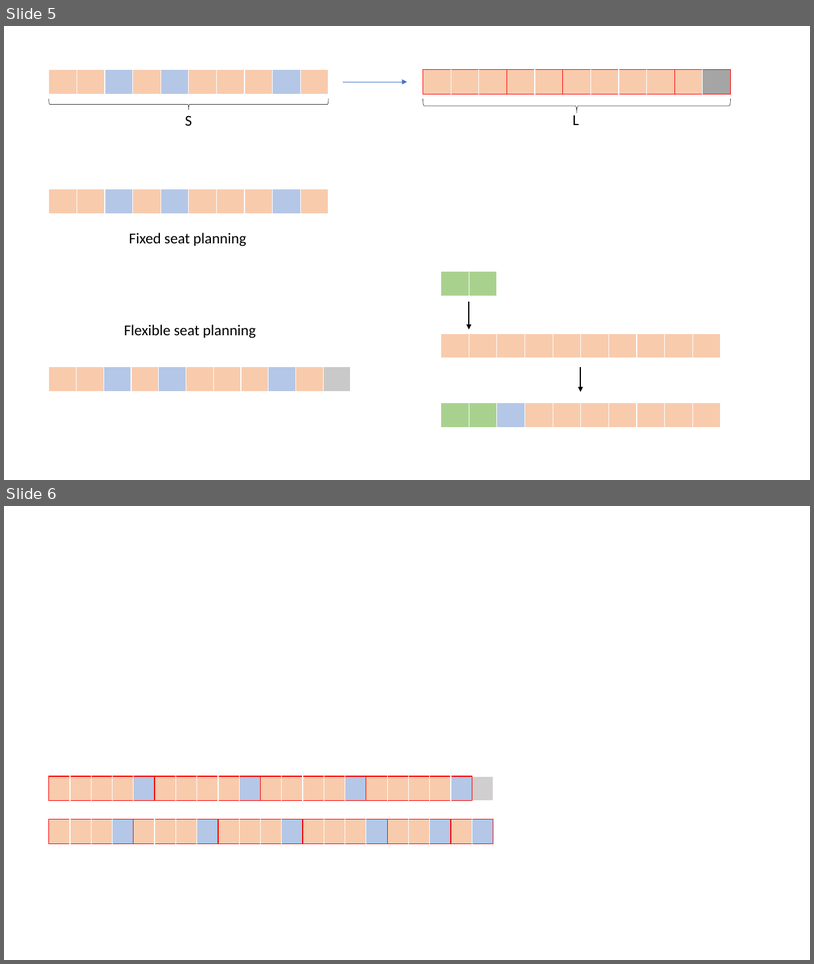
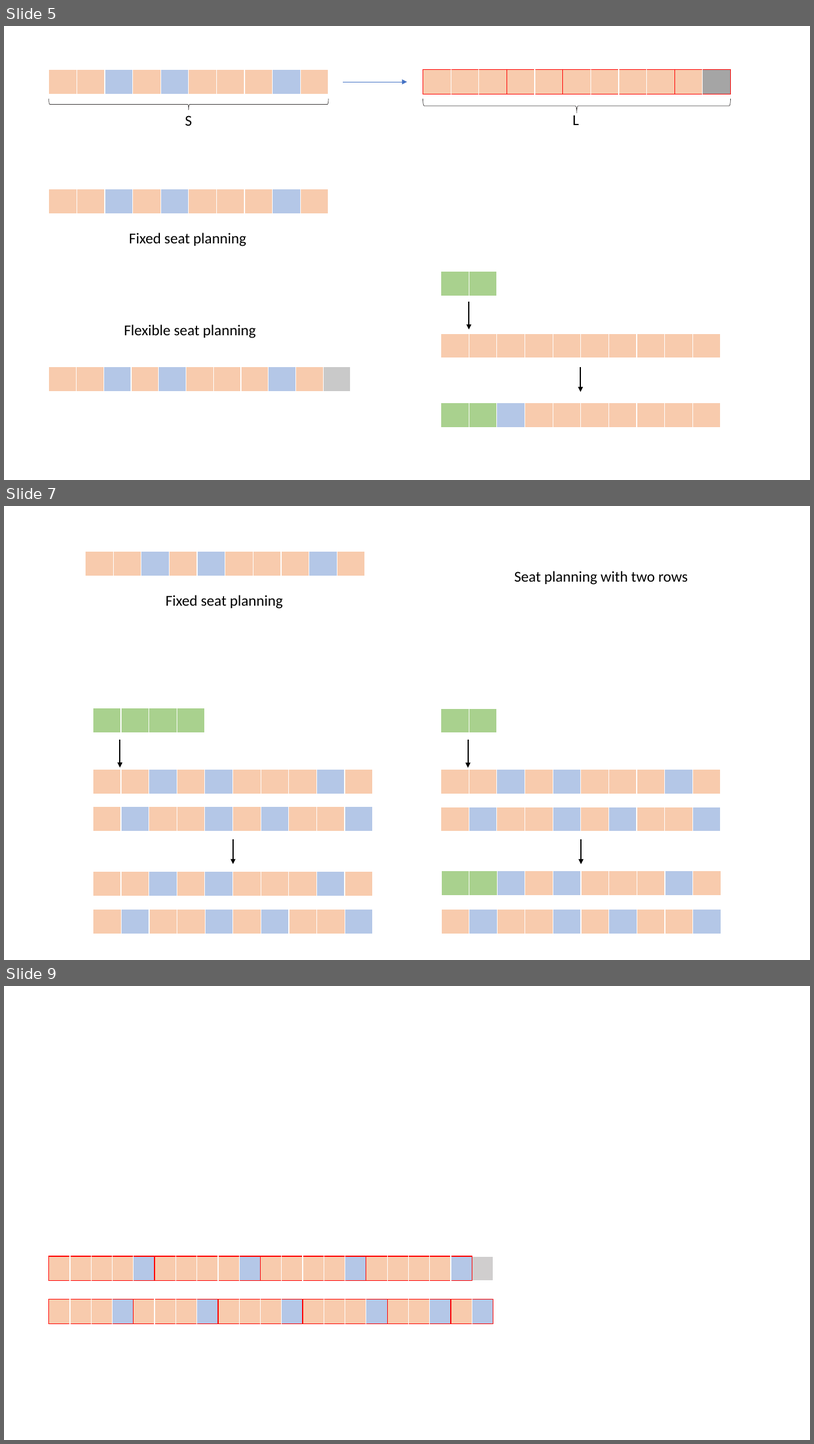
Before and after one commit to Dis-count/HKUST_TOPIC, a slide deck: Dissertation/Beamer/test.pptx. Shown one above the other, each under a label of ours: slides 5 and 6 before the commit, slides 5, 7 and 9 after it; the slides between them are not shown. The pictures are 814x964 and 814x1444 pixels, drawn with LibreOffice and Linux fonts; fonts in the diff are those of the drawing. Boxes give left, top, right and bottom in pixels: in the first picture for what was removed or moved away, otherwise in the second. Text is boxed around its words. In the diff, an @@ line names an element or a change of style, - is before the commit and + after.

```diff
--- a/Dissertation/Beamer/test.pptx
+++ b/Dissertation/Beamer/test.pptx
@@ slide 7 added at <box>4,506,810,960</box>, background #FFFFFF @@
@@ table added at <box>85,552,363,576</box>, 1 rows, 10 columns @@
+ |  |  |  |  |  |  |  |  | 
@@ text added at <box>515,571,688,585</box>, 18 pt, text #000000 @@
+Seat planning with two rows
@@ text added at <box>165,595,283,609</box>, 18 pt, text #000000 @@
+Fixed seat planning
@@ table added at <box>93,708,204,733</box>, 1 rows, 4 columns @@
+ |  |  | 
@@ table added at <box>441,708,497,733</box>, 1 rows, 2 columns @@
+ | 
@@ arrow added from (120, 739) to (120, 768), #000000 1.5 pt @@
@@ arrow added from (468, 739) to (468, 768), #000000 1.5 pt @@
@@ table added at <box>93,769,371,794</box>, 1 rows, 10 columns @@
+ |  |  |  |  |  |  |  |  | 
@@ table added at <box>441,769,720,794</box>, 1 rows, 10 columns @@
+ |  |  |  |  |  |  |  |  | 
@@ table added at <box>93,807,371,831</box>, 1 rows, 10 columns @@
+ |  |  |  |  |  |  |  |  | 
@@ table added at <box>441,807,720,831</box>, 1 rows, 10 columns @@
+ |  |  |  |  |  |  |  |  | 
@@ arrow added from (233, 839) to (233, 864), #000000 1.5 pt @@
@@ arrow added from (582, 839) to (582, 864), #000000 1.5 pt @@
@@ table added at <box>93,871,371,895</box>, 1 rows, 10 columns @@
+ |  |  |  |  |  |  |  |  | 
@@ table added at <box>441,871,720,895</box>, 1 rows, 10 columns @@
+ |  |  |  |  |  |  |  |  | 
@@ table added at <box>93,909,371,934</box>, 1 rows, 10 columns @@
+ |  |  |  |  |  |  |  |  | 
@@ table added at <box>441,909,720,934</box>, 1 rows, 10 columns @@
+ |  |  |  |  |  |  |  |  | 
@@ what was slide 6 is now slide 9 @@
```
Also in this commit, not shown: 2 other slides added, 28 other files.
